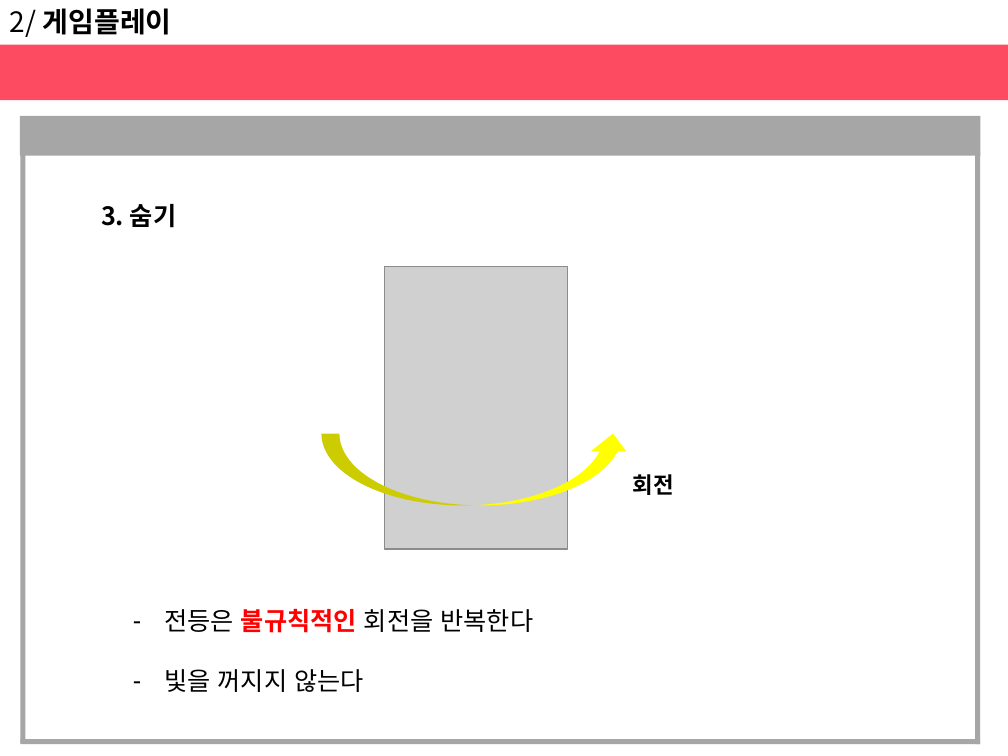
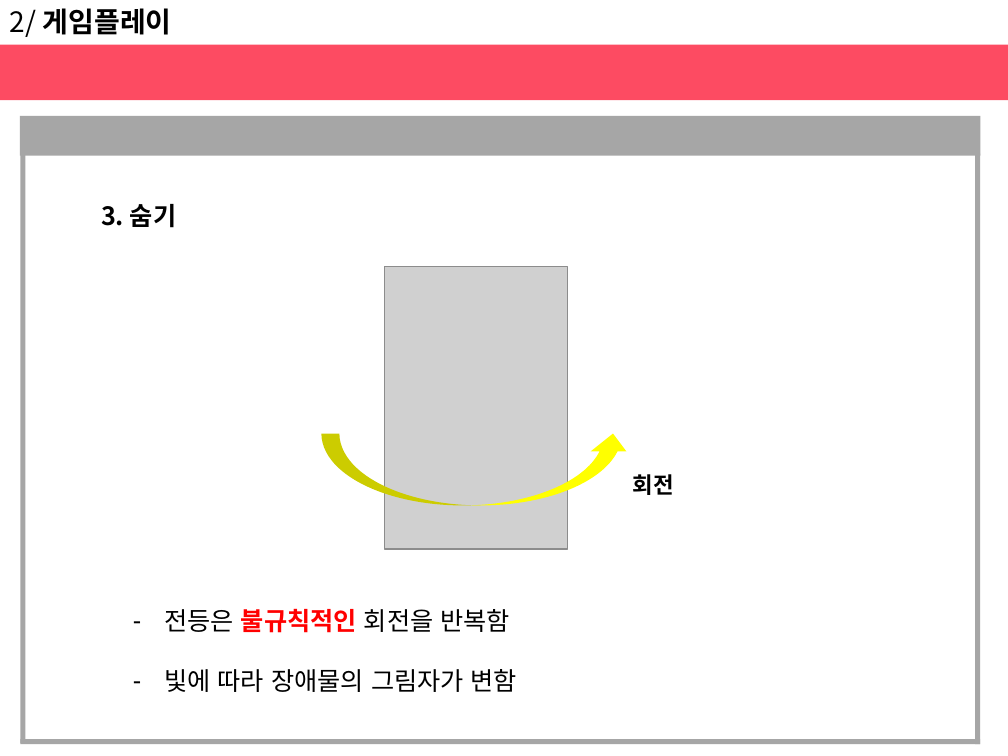
Before and after one commit to haeunjung/Team_Project, a slide deck: slide 12 of 기획문서/게임 제안서.pptx. Drawn at 1008x756 pixels with LibreOffice and Linux fonts; fonts in the diff are those of the drawing; grey boxes stand for pictures. Boxes give left, top, right and bottom in pixels: in the first picture for what was removed or moved away, otherwise in the second. Text is boxed around its words. In the diff, an @@ line names an element or a change of style, - is before the commit and + after.

Commit message:
11.29
게임 플레이 요소 중 빛에 대해서 수정

```diff
--- a/기획문서/게임 제안서.pptx
+++ b/기획문서/게임 제안서.pptx
@@ text at (x1=164, y1=608, x2=517, y2=692): text changed @@
-– 전등은 불규칙적인 회전을 반복한다
-– 빛을 꺼지지 않는다
+– 전등은 불규칙적인 회전을 반복함
+– 빛에 따라 장애물의 그림자가 변함
```
